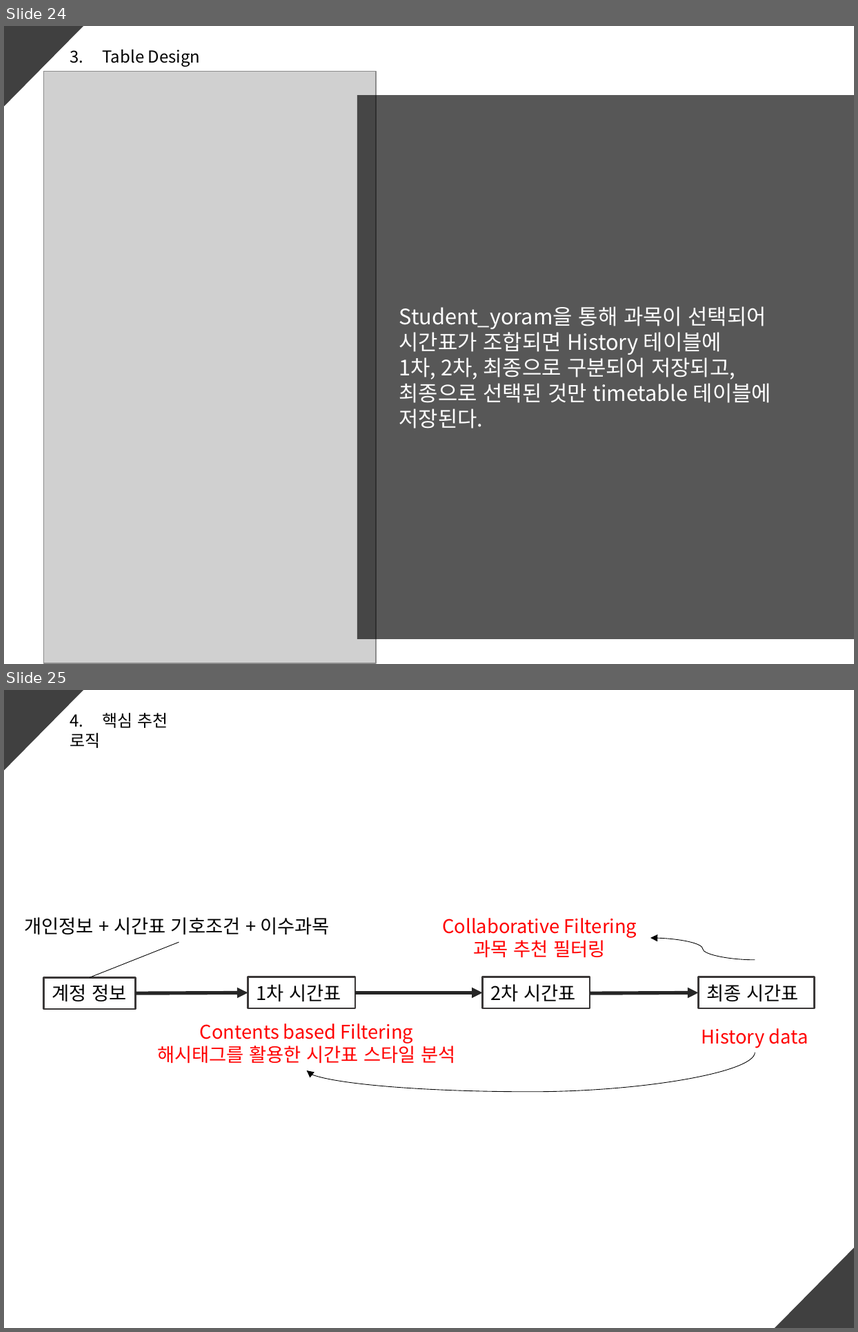
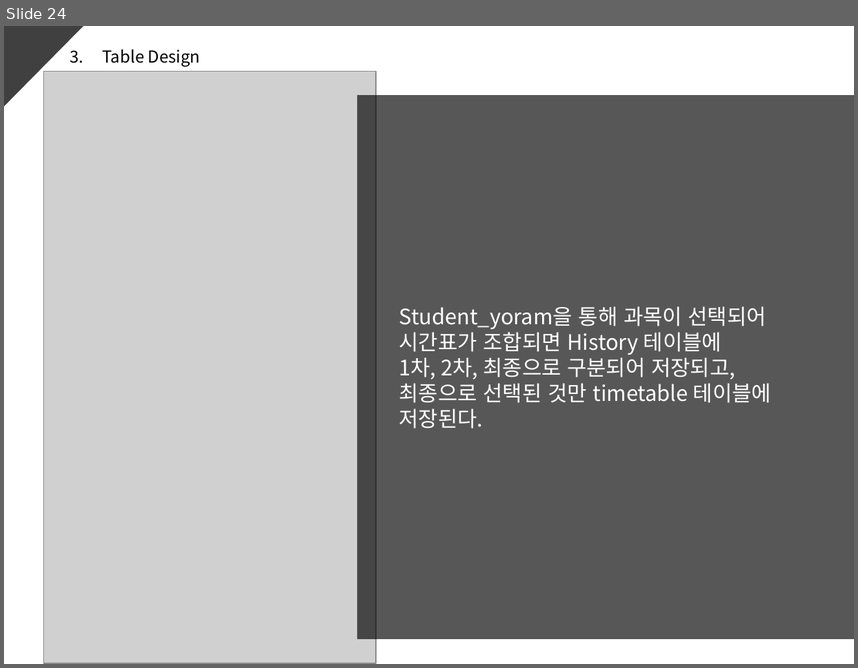
Before and after one commit to ed-jinyoung-park/SoftwareTeam2, a slide deck: 최종산출물/2팀_SAD 2.0.pptx. Shown one above the other, each under a label of ours: slides 24 and 25 before the commit, slide 24 after it. The pictures are 858x1332 and 858x668 pixels, drawn with LibreOffice and Linux fonts; fonts in the diff are those of the drawing; grey boxes stand for pictures. Boxes give left, top, right and bottom in pixels: in the first picture for what was removed or moved away, otherwise in the second. Text is boxed around its words. In the diff, an @@ line names an element or a change of style, - is before the commit and + after.

```diff
--- a/최종산출물/2팀_SAD 2.0.pptx
+++ b/최종산출물/2팀_SAD 2.0.pptx
@@ slide 25 removed at box(4, 690, 854, 1328), background #FFFFFF @@
@@ right triangle removed at box(4, 691, 83, 770) @@
@@ text removed at box(70, 713, 168, 748) @@
-4. 핵심 추천 로직
@@ text removed at box(25, 917, 329, 935) @@
-개인정보 + 시간표 기호조건 + 이수과목
@@ text removed at box(443, 918, 637, 958) @@
-Collaborative Filtering
-과목 추천 필터링
@@ curved arrow removed from (755, 960) to (651, 938) @@
@@ line removed from (90, 977) to (179, 942) @@
@@ rectangle removed at box(44, 977, 136, 1009) @@
-계정 정보
@@ rectangle removed at box(248, 976, 355, 1008) @@
-1차 시간표
@@ rectangle removed at box(483, 976, 590, 1008) @@
-2차 시간표
@@ rectangle removed at box(699, 976, 814, 1008) @@
-최종 시간표
@@ arrow removed from (136, 993) to (248, 993) @@
@@ arrow removed from (355, 993) to (483, 993) @@
@@ arrow removed from (590, 993) to (699, 993) @@
@@ text removed at box(157, 1023, 455, 1063) @@
-Contents based Filtering
-해시태그를 활용한 시간표 스타일 분석
@@ text removed at box(702, 1028, 809, 1048) @@
-History data
@@ curved arrow removed from (755, 1052) to (307, 1070) @@
@@ right triangle removed at box(775, 1248, 853, 1327) @@
```
Also in this commit, not shown: 1 slide changed, 9 slides added, 7 other slides removed.
